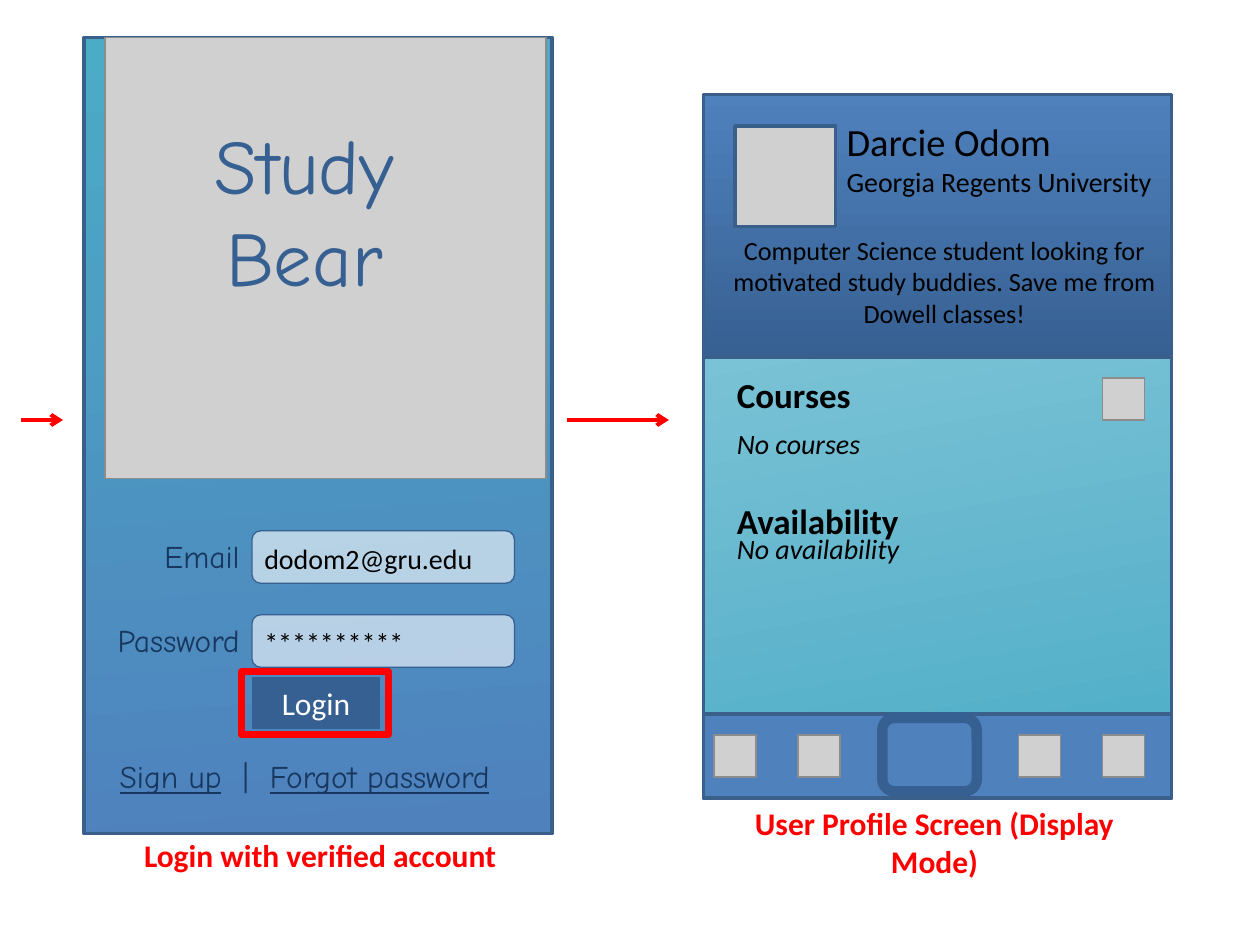
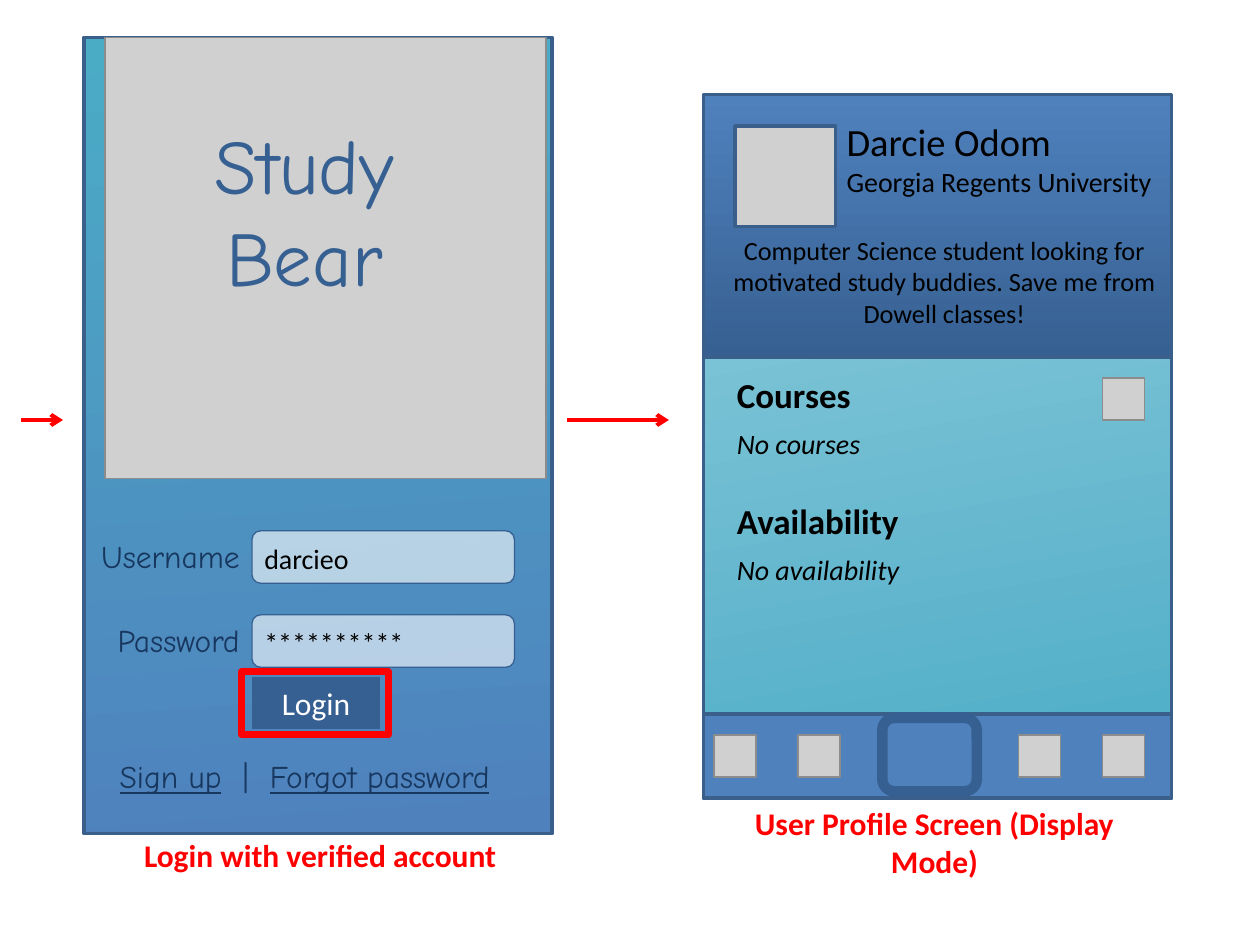
Before and after one commit to Cjreynol-zz/Study-Bear, a slide deck: slide 5 of docs/mock-ups/Mock-ups.pptx. Drawn at 1260x945 pixels with LibreOffice and Linux fonts; fonts in the diff are those of the drawing; grey boxes stand for pictures. Boxes give left, top, right and bottom in pixels: in the first picture for what was removed or moved away, otherwise in the second. Text is boxed around its words. In the diff, an @@ line names an element or a change of style, - is before the commit and + after.

```diff
--- a/docs/mock-ups/Mock-ups.pptx
+++ b/docs/mock-ups/Mock-ups.pptx
@@ text at [101,547,240,568]: text changed @@
-Email
+Username
@@ text at [264,549,348,569]: text changed @@
-dodom2@gru.edu
+darcieo
@@ text "No availability" rewrapped from [737,535,899,564] to [737,560,899,585] @@
```
Also in this commit, not shown: 11 other slides changed.
